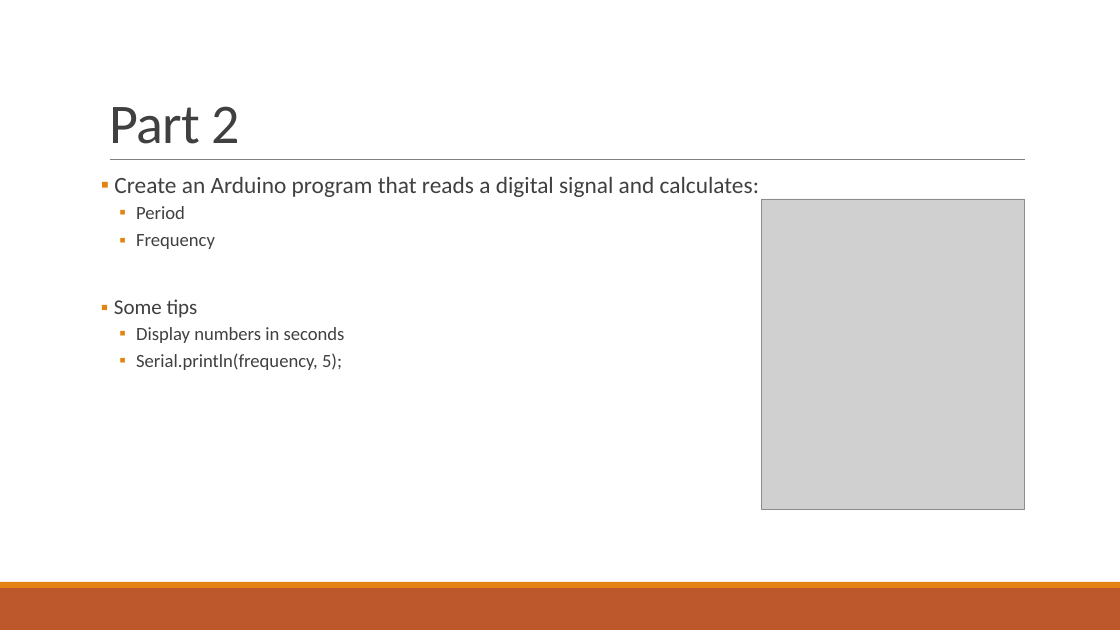
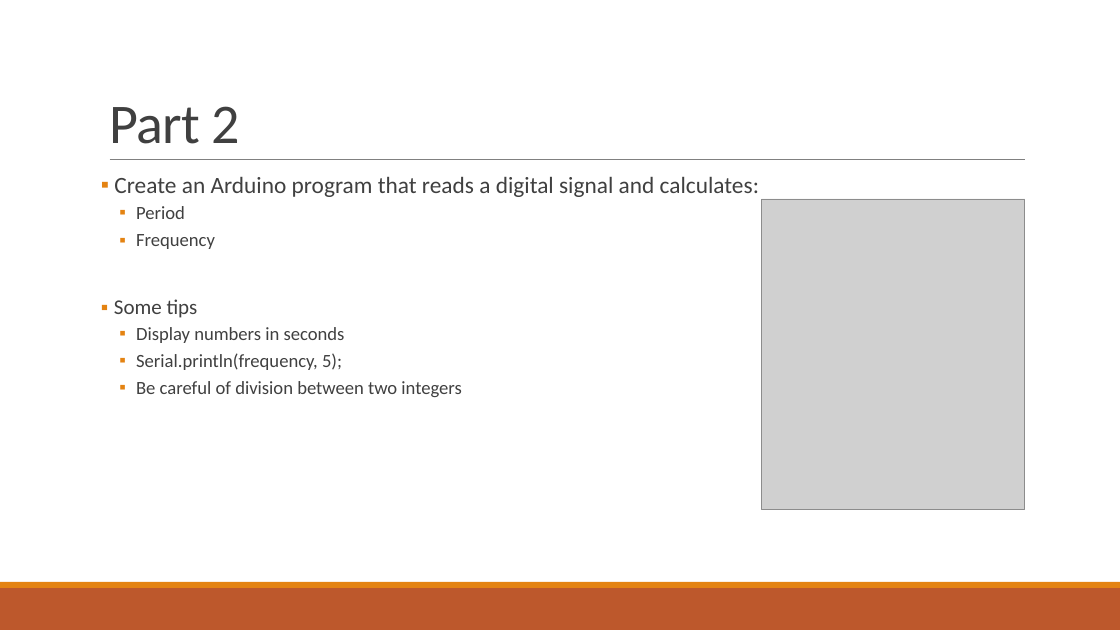
Before and after one commit to RyanZurrin/cs341, a slide deck: slide 7 of Lab 8/CS 341 Lab 8.pptx. Drawn at 1120x630 pixels with LibreOffice and Linux fonts; fonts in the diff are those of the drawing; grey boxes stand for pictures. Boxes give left, top, right and bottom in pixels: in the first picture for what was removed or moved away, otherwise in the second. Text is boxed around its words. In the diff, an @@ line names an element or a change of style, - is before the commit and + after.

Commit message:
Lab 8: minor updates to powerpoint

```diff
--- a/Lab 8/CS 341 Lab 8.pptx
+++ b/Lab 8/CS 341 Lab 8.pptx
@@ text at (136, 381, 461, 397): paragraph added @@
+  ▪ Be careful of division between two integers
```
Also in this commit, not shown: 1 other slide changed.
